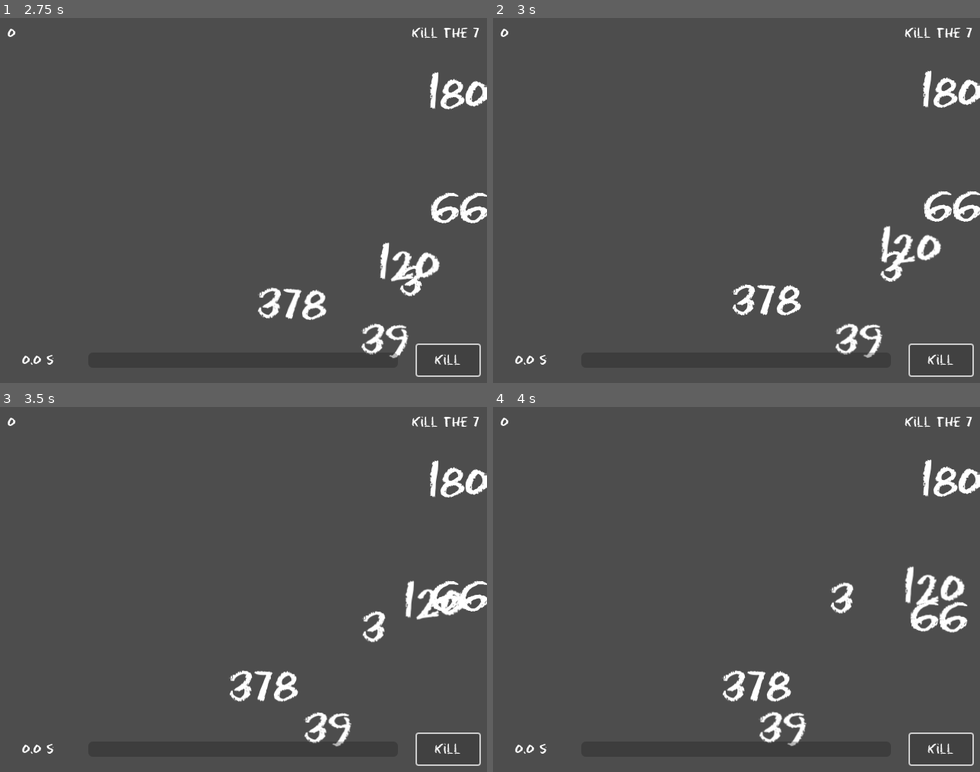
Above: before the commit, frames 1-4 (two rows, left to right).
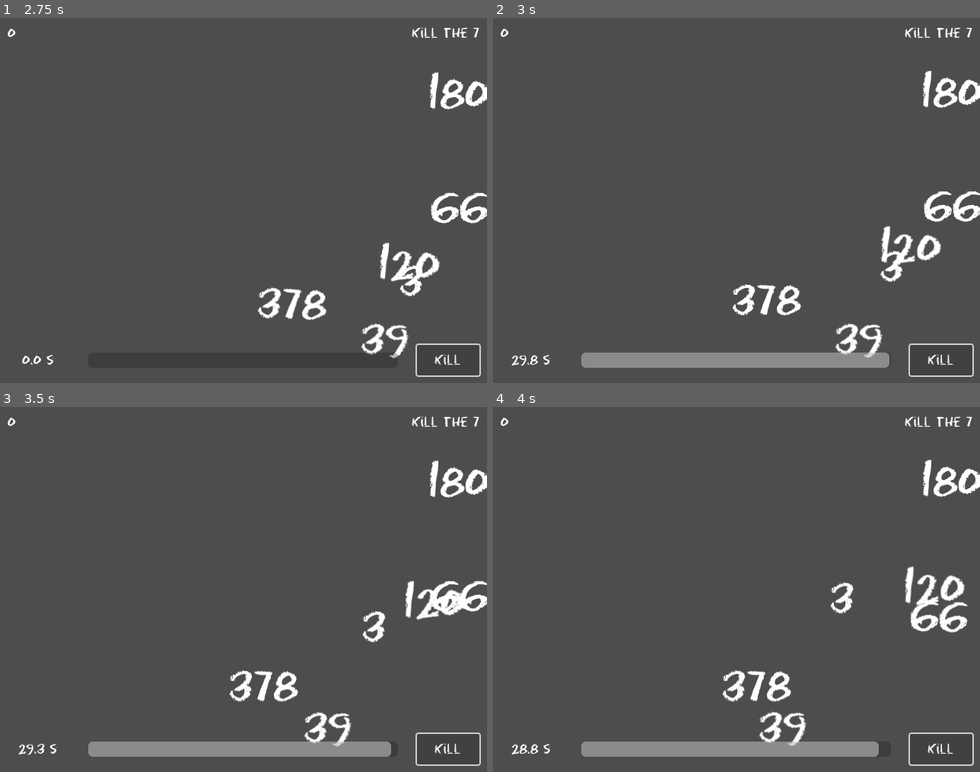
Above: after the commit, the same moments.

Repository: AntDum/UngodlyNumber
Game: Godot game, scene res://scenes/menu/main_menu.tscn
Same seed, same stepped clock (60 frames per second), same inputs: the game is played once before the commit and once after it.
Inputs:
- Up to frame 1 (2.75 s): click "Play" at 0.5 s; click "Play" at 1.25 s; click "Kill" at 2 s
- Up to frame 2 (3 s): click "Kill" at 2.75 s
- Up to frame 3 (3.5 s): no input
- Up to frame 4 (4 s): click "Kill" at 3.5 s

Frame 1 is identical in both runs. In frame 2, 2.8% of the frame differs, in the area x 3-82%, y 91-96%; in frame 3, 2.7%; in frame 4, 2.7%.
Error after the commit: Invalid access to property or key 'is_ungodly' on a base object of type 'Nil'. (res://scripts/game_manager.gd:58)

Commit message:
add event to kill

Diff:
--- a/scenes/number.tscn
+++ b/scenes/number.tscn
@@ -10,6 +10,33 @@
 outline_color = Color(0.105882, 0.643137, 0.239216, 1)
 
 [sub_resource type="CircleShape2D" id="CircleShape2D_1u5is"]
+
+[sub_resource type="Animation" id="Animation_ctckn"]
+length = 0.001
+tracks/0/type = "value"
+tracks/0/imported = false
+tracks/0/enabled = true
+tracks/0/path = NodePath("Value:rotation")
+tracks/0/interp = 1
+tracks/0/loop_wrap = true
+tracks/0/keys = {
+"times": PackedFloat32Array(0),
+"transitions": PackedFloat32Array(1),
+"update": 0,
+"values": [0.0]
+}
+tracks/1/type = "value"
+tracks/1/imported = false
+tracks/1/enabled = true
+tracks/1/path = NodePath("Value:position")
+tracks/1/interp = 1
+tracks/1/loop_wrap = true
+tracks/1/keys = {
+"times": PackedFloat32Array(0),
+"transitions": PackedFloat32Array(1),
+"update": 0,
+"values": [Vector2(-172, -44)]
+}
 
 [sub_resource type="Animation" id="Animation_1u5is"]
 resource_name = "idle"
@@ -37,33 +64,6 @@
 "transitions": PackedFloat32Array(1, 2.37841),
 "update": 0,
 "values": [Vector2(-172, -44), Vector2(-172, -46)]
-}
-
-[sub_resource type="Animation" id="Animation_ctckn"]
-length = 0.001
-tracks/0/type = "value"
-tracks/0/imported = false
-tracks/0/enabled = true
-tracks/0/path = NodePath("Value:rotation")
-tracks/0/interp = 1
-tracks/0/loop_wrap = true
-tracks/0/keys = {
-"times": PackedFloat32Array(0),
-"transitions": PackedFloat32Array(1),
-"update": 0,
-"values": [0.0]
-}
-tracks/1/type = "value"
-tracks/1/imported = false
-tracks/1/enabled = true
-tracks/1/path = NodePath("Value:position")
-tracks/1/interp = 1
-tracks/1/loop_wrap = true
-tracks/1/keys = {
-"times": PackedFloat32Array(0),
-"transitions": PackedFloat32Array(1),
-"update": 0,
-"values": [Vector2(-172, -44)]
 }
 
 [sub_resource type="Animation" id="Animation_k6nth"]
@@ -122,4 +122,5 @@
 libraries = {
 &"": SubResource("AnimationLibrary_1283t")
 }
+
 [connection signal="input_event" from="Area2D" to="." method="_on_area_2d_input_event"]
--- a/scenes/ui.tscn
+++ b/scenes/ui.tscn
@@ -78,3 +78,5 @@
 unique_name_in_owner = true
 layout_mode = 2
 text = "Kill the 7"
+
+[connection signal="pressed" from="HBoxContainer/MarginContainer/Button" to="." method="_on_button_pressed"]
--- a/scripts/game_manager.gd
+++ b/scripts/game_manager.gd
@@ -6,7 +6,7 @@
 
 @onready var game_timer: Timer = $GameTimer
 
-var is_round_started = true
+var is_round_running = false
 var selected : Number = null
 
 var score : int = 0: set = _setter_score
@@ -22,16 +22,20 @@
 
 func start_game() -> void:
 	EventBus.game_started.emit()
+	start_round()
 
 func start_round() -> void:
 	EventBus.round_started.emit()
 	game_timer.start(game_time)
+	is_round_running = true
 
 func won_round() -> void:
+	is_round_running = false
 	print("Won round")
 	pass
 
 func lost_round() -> void:
+	is_round_running = false
 	print("Lost round")
 	pass
 
@@ -50,6 +54,7 @@
 	return tot
 
 func _on_kill_number() -> void:
+	if not is_round_running: return
 	EventBus.number_killed.emit(not selected.is_ungodly)
 	if selected.is_ungodly:
 		score += 100
@@ -60,6 +65,7 @@
 		won_round()
 
 func _on_number_selected(number : Number) -> void:
+	if not is_round_running: return
 	if selected == number:
 		EventBus.split.emit(number)
 	else:
--- a/scripts/ui.gd
+++ b/scripts/ui.gd
@@ -17,3 +17,6 @@
 
 func set_impie(value: int) -> void:
 	impie_label.text = impie_text % value
+
+func _on_button_pressed() -> void:
+	EventBus.kill.emit()
Not shown: 1 places in scenes/number.tscn that only renumber resources
Not shown: 1 places in singletons/EventBus.tscn that only renumber resources
